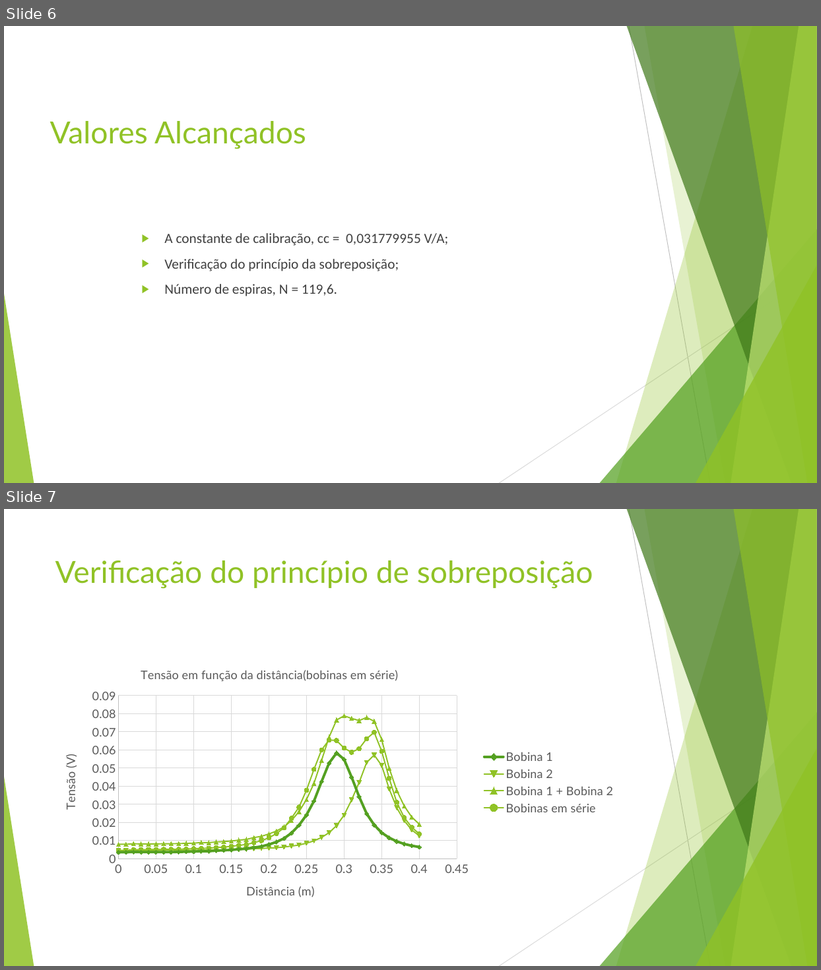
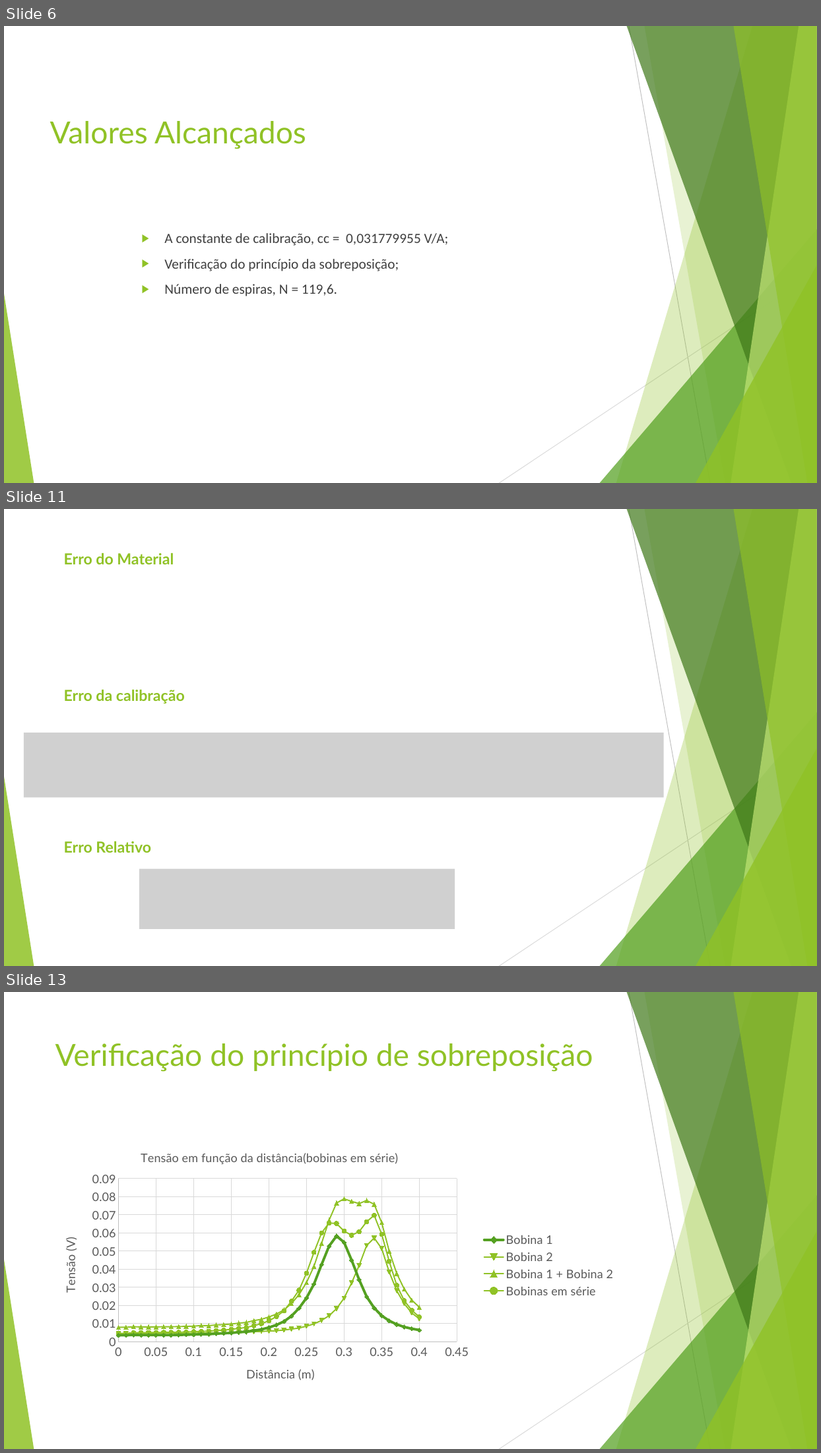
Before and after one commit to jok1n9/MCE, a slide deck: AprestOralMCE.pptx. Shown one above the other, each under a label of ours: slides 6 and 7 before the commit, slides 6, 11 and 13 after it; the slides between them are not shown. The pictures are 821x970 and 821x1453 pixels, drawn with LibreOffice and Linux fonts; fonts in the diff are those of the drawing; grey boxes stand for pictures. Boxes give left, top, right and bottom in pixels: in the first picture for what was removed or moved away, otherwise in the second. Text is boxed around its words. In the diff, an @@ line names an element or a change of style, - is before the commit and + after.

```diff
--- a/AprestOralMCE.pptx
+++ b/AprestOralMCE.pptx
@@ slide 11 added at bbox=[4, 509, 817, 966], background #FFFFFF; not listed: 10 template elements that a slide beside it also shows @@
@@ text added at bbox=[64, 553, 174, 564], 18 pt, text #90C226, bold @@
+Erro do Material
@@ text added at bbox=[64, 690, 185, 704], 18 pt, text #90C226, bold @@
+Erro da calibração
@@ picture added at bbox=[24, 733, 664, 797] @@
@@ text added at bbox=[64, 842, 151, 853], 18 pt, text #90C226, bold @@
+Erro Relativo
@@ picture added at bbox=[139, 869, 455, 929] @@
@@ what was slide 7 is now slide 13 @@
```
Also in this commit, not shown: 5 other slides added, 1 other file.
